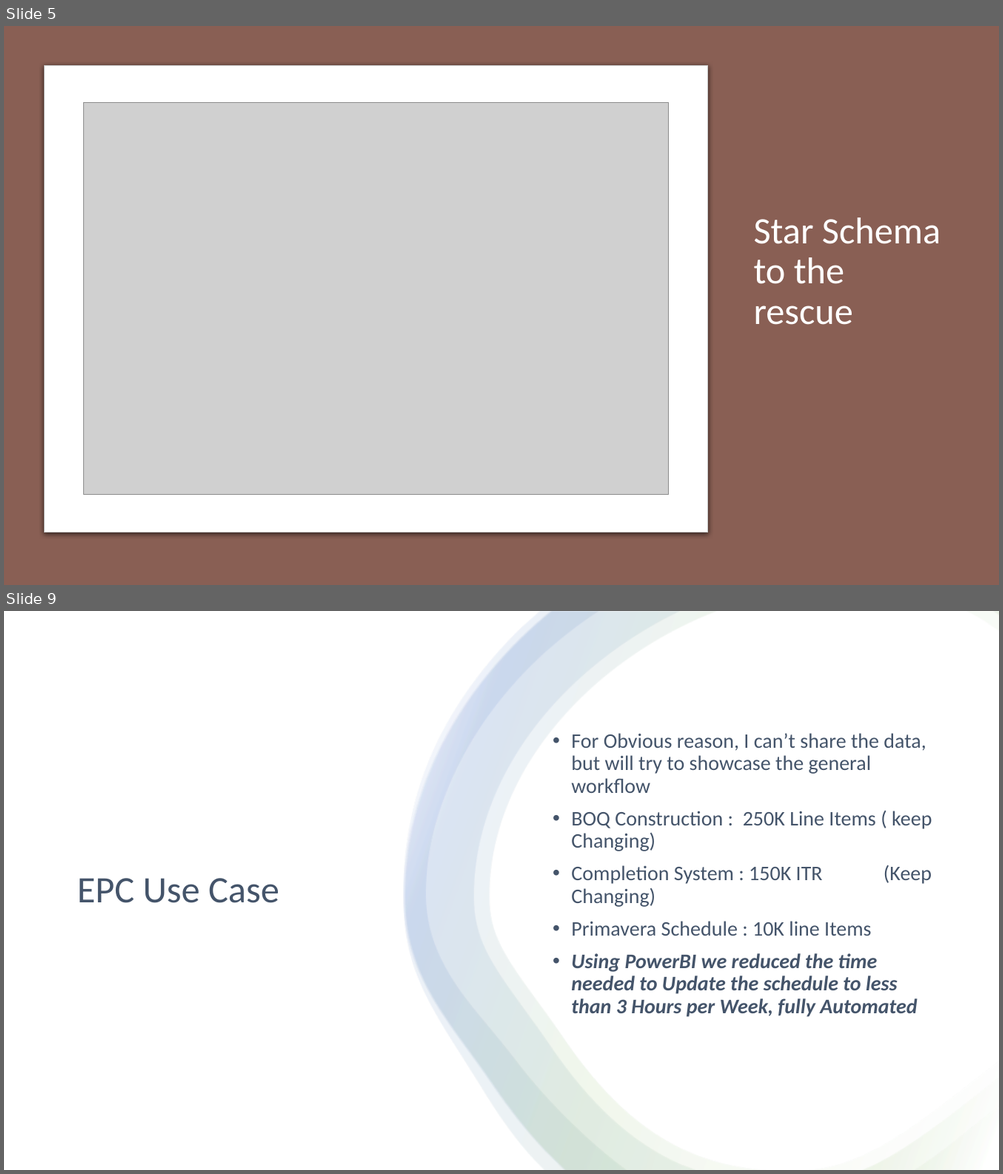
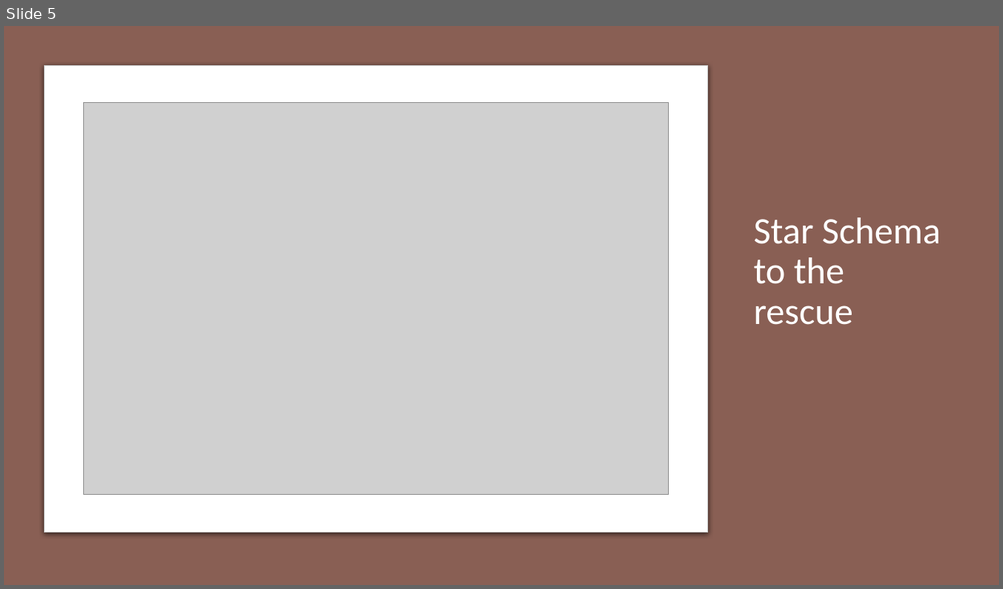
Before and after one commit to djouallah/projectcontrolpresentation, a slide deck: PowerBI as an integration tool in Project Controls.pptx. Shown one above the other, each under a label of ours: slides 5 and 9 before the commit, slide 5 after it; the slides between them are not shown. The pictures are 1003x1174 and 1003x589 pixels, drawn with LibreOffice and Linux fonts; fonts in the diff are those of the drawing; grey boxes stand for pictures. Boxes give left, top, right and bottom in pixels: in the first picture for what was removed or moved away, otherwise in the second. Text is boxed around its words. In the diff, an @@ line names an element or a change of style, - is before the commit and + after.

```diff
--- a/PowerBI as an integration tool in Project Controls.pptx
+++ b/PowerBI as an integration tool in Project Controls.pptx
@@ slide 9 removed at [4, 611, 999, 1170], background #FFFFFF @@
@@ rectangle removed at [4, 611, 999, 1170] @@
@@ freeform shape removed at [404, 612, 999, 1170] @@
@@ freeform shape removed at [404, 612, 999, 1170] @@
@@ freeform shape removed at [405, 612, 999, 1170] @@
@@ text removed at [571, 733, 931, 1017] @@
-• For Obvious reason, I can’t share the data, but will try to showcase the general workflow
-• BOQ Construction : 250K Line Items ( keep Changing)
-• Completion System : 150K ITR (Keep Changing)
-• Primavera Schedule : 10K line Items
-• Using PowerBI we reduced the time needed to Update the schedule to less than 3 Hours per Week, fully Automated
@@ title removed at [77, 878, 279, 903] @@
-EPC Use Case
```
Also in this commit, not shown: 7 slides changed, 2 other files.
